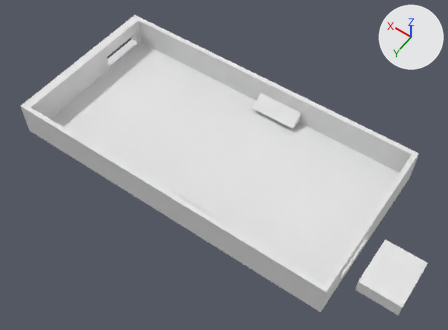
What one commit did to the Blender file cases/DotPhat_2.0.0.blend.
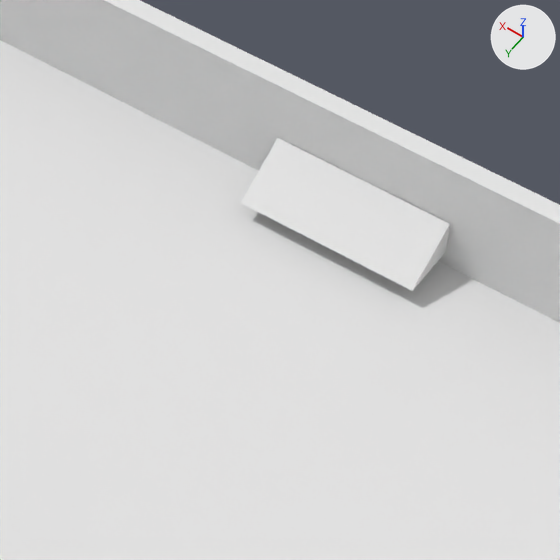
The first picture shows the older version from a 50 mm lens placed at (-48.0, 64.8, 94.4), pointed at (-4.5, 3.9, -1.3). The close-ups show both versions on the part from 44% to 73% of the width and 18% to 58% of the height of that picture; other places that the commit changed are outside them. Arrows for +X, +Y and +Z are at upper right; the lights stay in place.

Before the edit, the objects in view are built like this:
```python
me_cube = bpy.data.meshes.new('Cube')
me_cube.from_pydata(...)  # 34 vertices, 24 faces; spans x -1.0..1.0, y -1.0..1.0, z -1.0..1.0
me_cube.materials.append(mat_material)  # white #e7e7e7
me_cube_003 = bpy.data.meshes.new('Cube.003')
me_cube_003.from_pydata(...)  # 8 vertices, 6 faces; spans x -1000.0..1000.0, y -1075.0..2106.0, z -1002.0..1000.0
ob_cube = bpy.data.objects.new('Cube', me_cube)
ob_cube.location = (0.0, 1.11, 0.0)
ob_cube.scale = (35.0, 17.5, 3.75)
ob_cube_002 = bpy.data.objects.new('Cube.002', me_cube_003)
ob_cube_002.location = (-5.32, -14.26, -0.69)
ob_cube_002.scale = (0.005, 0.001, 0.001)
```
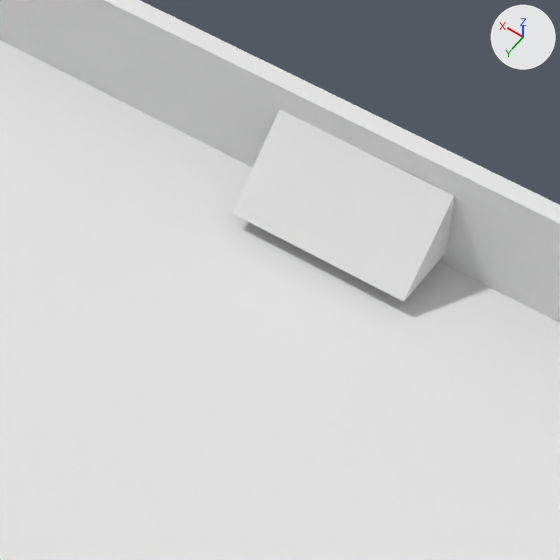
What differs and where, as boxes (x1, y1, x2, y2) in the close-ups (560 x 560 px):
'Cube.002', moved, rescaled (6% wider, 25% taller): before (241, 138, 450, 291); after (232, 110, 454, 302)

What the commit changed:
Object 'Cube.002' (ob_cube_002) moves from (-5.32, -14.26, -0.69) to (-5.32, -14.03, 0.24).
Object 'Cube.002' (ob_cube_002) is rescaled from (0.005, 0.001, 0.001) to (0.005, 0.00126, 0.002).
